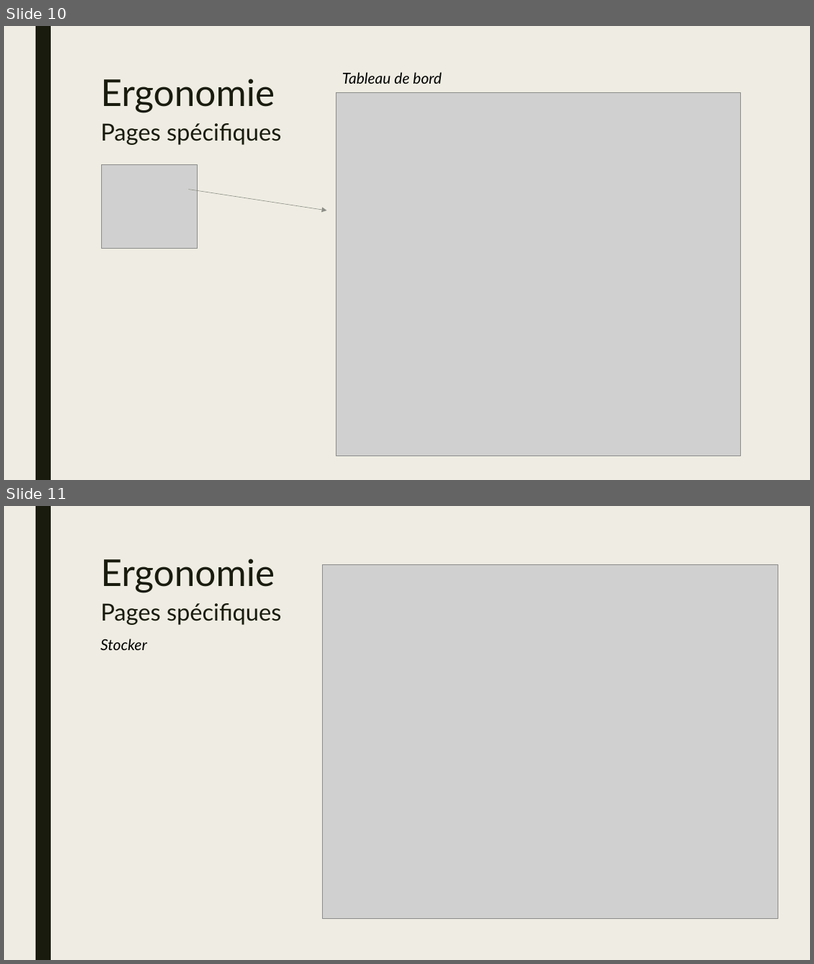
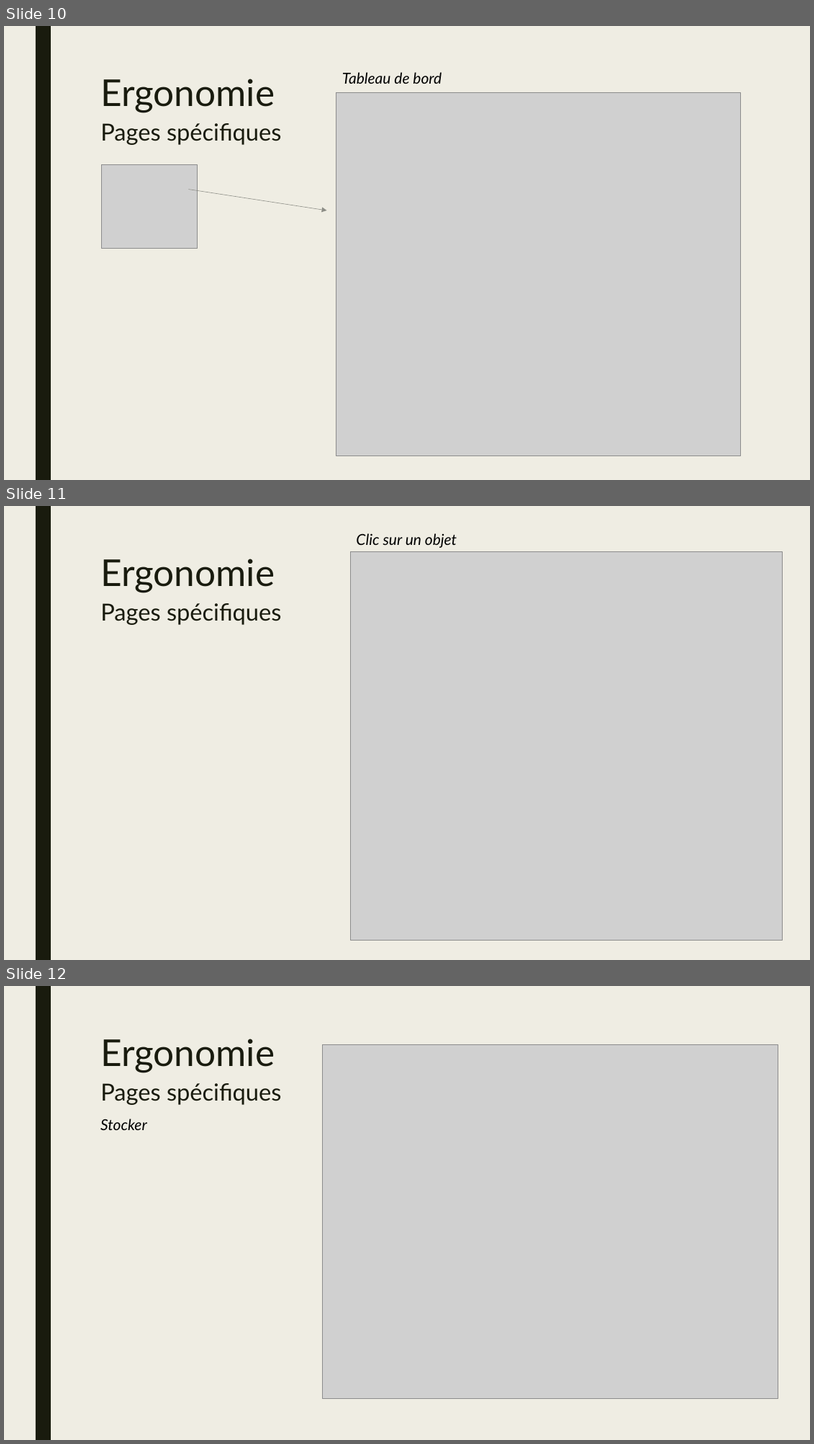
Before and after one commit to csorano/FlexiBox, a slide deck: Diaporama/Diaporama.pptx. Shown one above the other, each under a label of ours: slides 10 and 11 before the commit, slides 10, 11 and 12 after it. The pictures are 814x964 and 814x1444 pixels, drawn with LibreOffice and Linux fonts; fonts in the diff are those of the drawing; grey boxes stand for pictures. Boxes give left, top, right and bottom in pixels: in the first picture for what was removed or moved away, otherwise in the second. Text is boxed around its words. In the diff, an @@ line names an element or a change of style, - is before the commit and + after.

```diff
--- a/Diaporama/Diaporama.pptx
+++ b/Diaporama/Diaporama.pptx
@@ slide 11 added at <box>4,506,810,960</box>, background #EFEDE3; not listed: 1 template element that a slide beside it also shows @@
@@ text added at <box>356,533,457,548</box>, 18 pt, text #000000, italic @@
+Clic sur un objet
@@ title added at <box>100,559,275,592</box>, 44 pt, text #191B0E @@
+Ergonomie
@@ picture added at <box>350,551,783,939</box> @@
@@ text added at <box>100,603,282,625</box>, 28 pt, text #191B0E @@
+Pages spécifiques
@@ what was slide 11 is now slide 12 @@
```
Also in this commit, not shown: 4 other slides added, 1 slide removed.
